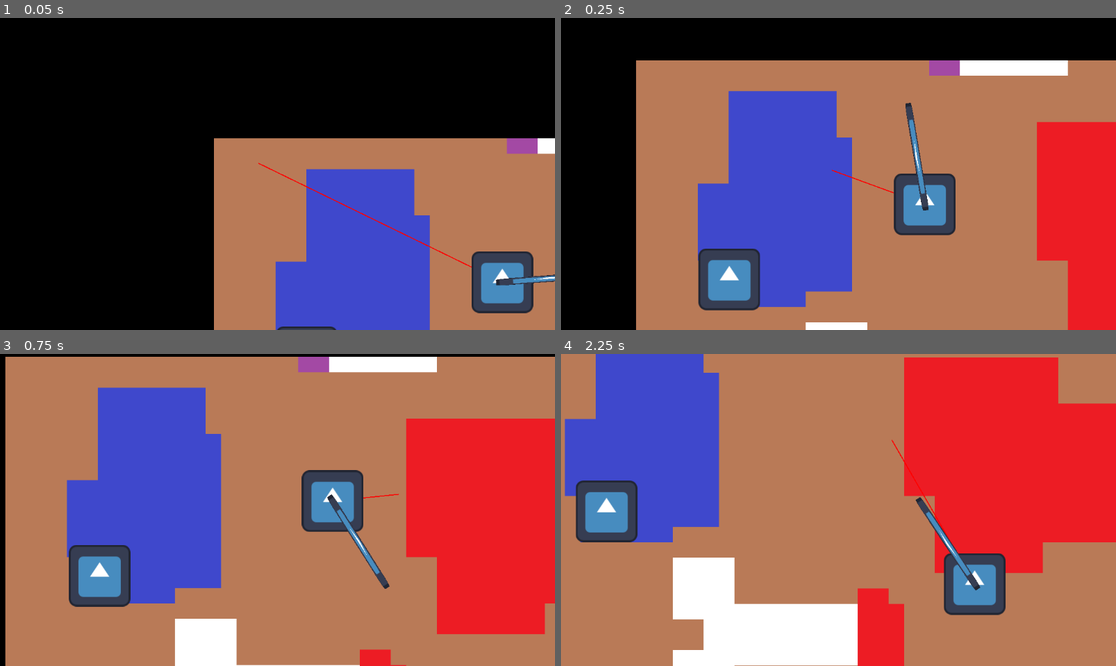
Above: before the commit, frames 1-4 (two rows, left to right).
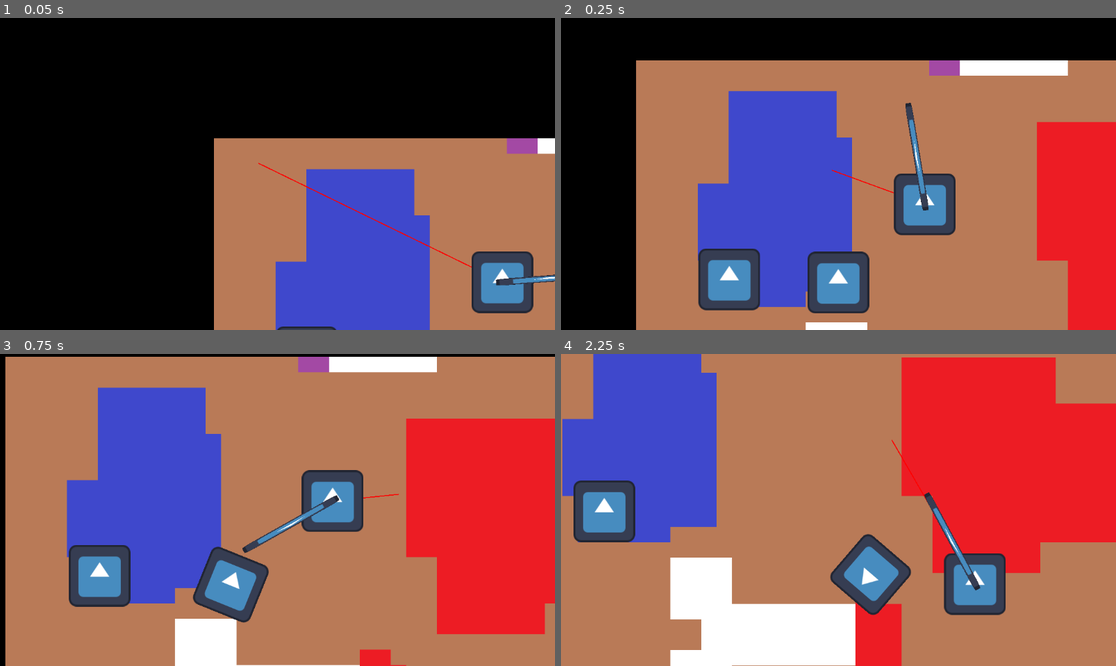
Above: after the commit, the same moments.

Repository: Arthexs/Rising-gamejam
Game: Godot game, scene res://Scenes/Main/main.tscn
Two runs of this game, one before a commit and one after it. Both use one fixed random seed, a clock stepped at 60 frames per second and the inputs below. The engine's default icon, where the game draws it, is replaced by a stand-in: a white triangle on a blue panel in a dark square.
Inputs (mouse positions are in pixels of both pictures, inside the frame that each line leads up to):
- Up to frame 1 (0.05 s): no input
- Up to frame 2 (0.25 s): no input
- Up to frame 3 (0.75 s): move the mouse to (399, 494) at 0.52 s; hold D (Right) from 0.53 s (still down)
- Up to frame 4 (2.25 s): move the mouse to (727, 525) at 1.27 s; release D (Right) at 1.28 s; hold S (Down) 1.28-2.03 s; move the mouse to (894, 441) at 2.02 s; hold D (Right) from 2.03 s (still down)

Frame 1 is identical in both runs. In frame 2, 2.2% of the frame differs, in the area x 44-56%, y 74-95%; in frame 3, 2.9%; in frame 4, 4.7%, in the area x 0-90%, y 0-100%.

Commit message:
Added melee mob

Diff:
--- a/Scenes/Main/main.tscn
+++ b/Scenes/Main/main.tscn
@@ -5,6 +5,7 @@
 [ext_resource type="PackedScene" uid="uid://dyt4v8eus8pq1" path="res://Scenes/Player/player.tscn" id="2_qw60k"]
 [ext_resource type="PackedScene" uid="uid://mdyfi8kuwke7" path="res://Scenes/Camera/player_camera.tscn" id="3_5yls4"]
 [ext_resource type="PackedScene" uid="uid://djwlxf205tx6g" path="res://Scenes/Map/main_tile_map_layer.tscn" id="4_5yls4"]
+[ext_resource type="PackedScene" uid="uid://c77rs567yitg2" path="res://Scenes/Mobs/melee_mob.tscn" id="5_p6jpk"]
 
 [node name="Main" type="Node2D"]
 script = ExtResource("1_1r6ip")
@@ -21,5 +22,9 @@
 
 [node name="Player" parent="." instance=ExtResource("2_qw60k")]
 
+[node name="meleeMob" parent="." node_paths=PackedStringArray("playerchar") instance=ExtResource("5_p6jpk")]
+position = Vector2(257, 368)
+playerchar = NodePath("../Player")
+
 [connection signal="change_room" from="MainTileMapLayer" to="PlayerCamera" method="limit_to_room"]
 [connection signal="hurtbox_hit" from="Player" to="MainTileMapLayer" method="_on_player_hurtbox_hit"]
--- a/Scenes/Mobs/melee_mob.tscn
+++ b/Scenes/Mobs/melee_mob.tscn
@@ -1,14 +1,21 @@
-[gd_scene load_steps=4 format=3 uid="uid://c77rs567yitg2"]
+[gd_scene load_steps=5 format=3 uid="uid://c77rs567yitg2"]
 
 [ext_resource type="Script" uid="uid://db2ic06qdwqcx" path="res://melee_mob.gd" id="1_dqgl2"]
 [ext_resource type="Texture2D" uid="uid://ccrdslwfsw0xn" path="res://icon.svg" id="2_ljmiq"]
 
+[sub_resource type="PhysicsMaterial" id="PhysicsMaterial_dqgl2"]
+rough = true
+
 [sub_resource type="RectangleShape2D" id="RectangleShape2D_xsotj"]
 size = Vector2(126, 128)
 
-[node name="meleeMob" type="RigidBody2D"]
+[node name="meleeMob" type="RigidBody2D" node_paths=PackedStringArray("agent")]
 position = Vector2(-159, -93)
+mass = 10.0
+physics_material_override = SubResource("PhysicsMaterial_dqgl2")
+gravity_scale = 0.0
 script = ExtResource("1_dqgl2")
+agent = NodePath("NavigationAgent2D")
 metadata/_edit_group_ = true
 
 [node name="Sprite2D" type="Sprite2D" parent="."]
--- a/melee_mob.gd
+++ b/melee_mob.gd
@@ -1,35 +1,25 @@
-extends CharacterBody2D
+extends RigidBody2D
 
-var movement_speed: float = 200.0
-var movement_target_position: Vector2 = Vector2(60.0,180.0)
+@export var speed: float = 200.0
+@export var agent: NavigationAgent2D
+@export var playerchar: CharacterBody2D
+var path: PackedVector2Array = []
+var current_point_index: int = 0
+var speed_scalar: float = 1000.0
 
-@onready var navigation_agent: NavigationAgent2D = $NavigationAgent2D
+func _ready() -> void:
+	agent.target_desired_distance = 10
+	set_target(playerchar.global_position)
 
-func _ready():
-	# These values need to be adjusted for the actor's speed
-	# and the navigation layout.
-	navigation_agent.path_desired_distance = 4.0
-	navigation_agent.target_desired_distance = 4.0
-
-	# Make sure to not await during _ready.
-	actor_setup.call_deferred()
-
-func actor_setup():
-	# Wait for the first physics frame so the NavigationServer can sync.
-	await get_tree().physics_frame
-
-	# Now that the navigation map is no longer empty, set the movement target.
-	set_movement_target(movement_target_position)
-
-func set_movement_target(movement_target: Vector2):
-	navigation_agent.target_position = movement_target
+func set_target(target_position: Vector2):
+	agent.target_position = target_position
+	agent.get_next_path_position()
 
 func _physics_process(delta):
-	if navigation_agent.is_navigation_finished():
-		return
-
-	var current_agent_position: Vector2 = global_position
-	var next_path_position: Vector2 = navigation_agent.get_next_path_position()
-
-	velocity = current_agent_position.direction_to(next_path_position) * movement_speed
-	move_and_slide()
+	set_target(playerchar.global_position)
+	if not agent.is_target_reached():
+		var target_point: Vector2 = agent.get_next_path_position()
+		var dir: Vector2 = (target_point - global_position).normalized()
+		apply_central_force(dir*speed_scalar)
+		var distance = global_position.distance_to(target_point)
+		print("direction", dir, "target", target_point, "mob", global_position)
